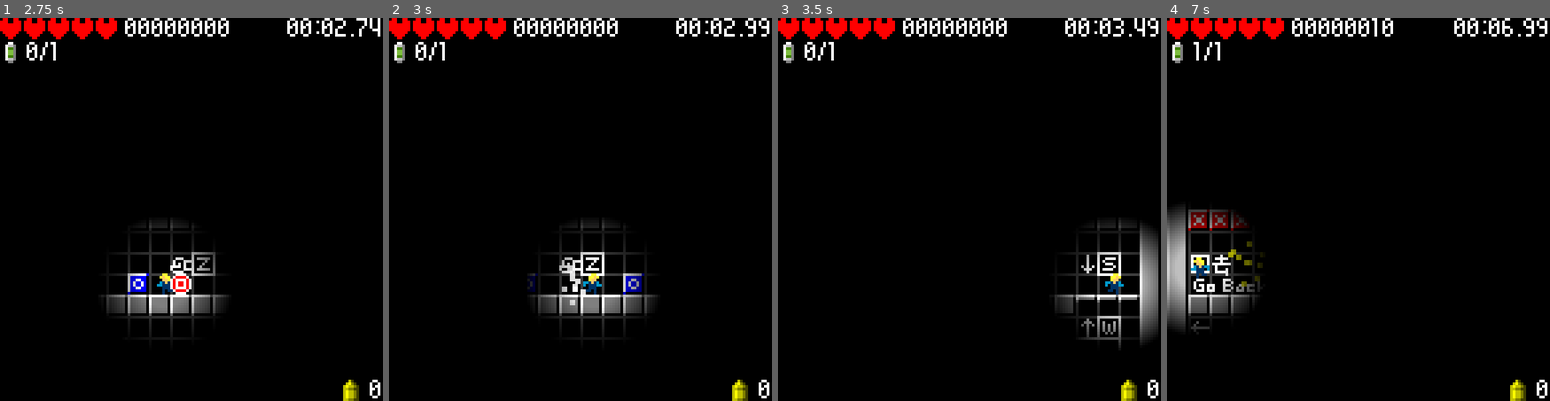
Above: before the commit, frames 1-4 (left to right).
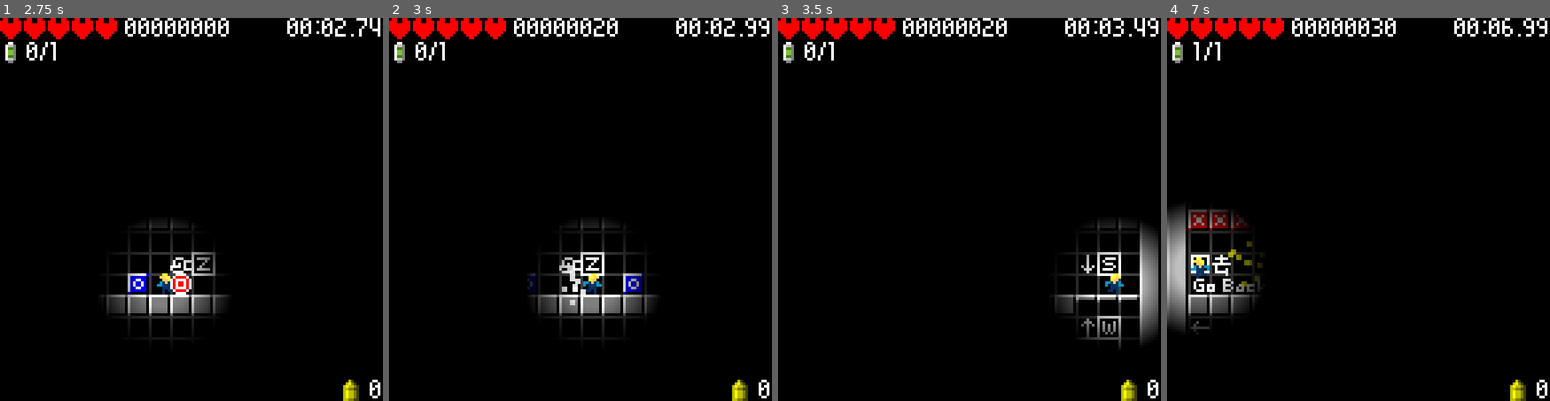
Above: after the commit, the same moments.

Repository: Ironnoob73/Fuse
Game: Godot game, scene res://Assets_main/main_world.tscn
Same seed, same stepped clock (60 frames per second), same inputs: the game is played once before the commit and once after it.
Inputs:
- Up to frame 1 (2.75 s): tap Enter (ui_accept) at 0.5, 0.77, 1.52 s; hold Right (ui_right) 0.53-2.03 s; tap Z (melee) at 0.6, 1.35, 2.3 s; hold Left (ui_left) from 2.03 s (still down); tap X (range) at 2.1 s
- Up to frame 2 (3 s): release Left (ui_left) at 2.78 s; hold Right (ui_right) from 2.78 s (still down); tap Z (melee) at 2.85 s
- Up to frame 3 (3.5 s): keep holding Right (ui_right); tap Enter (ui_accept) at 3.02 s
- Up to frame 4 (7 s): tap Z (melee) at 3.6, 4.55, 5.1, 5.85, 6.8 s; tap Enter (ui_accept) at 3.77, 4.52, 6.02, 6.77 s; release Right (ui_right) at 4.28 s; hold Left (ui_left) 4.28-5.03 s; tap X (range) at 4.35, 6.6 s; hold Right (ui_right) 5.03-5.78 s; hold Left (ui_left) from 5.78 s (still down)

Frame 1 is identical in both runs. In frame 2, less than 0.1% of the frame differs, in the area x 53-57%, y 0-5%; in frame 3, less than 0.1%; in frame 4, 0.2%, in the area x 53-60%, y 0-5%.

Commit message:
20240725DU2

Diff:
--- a/Assets_main/Bullet.gd
+++ b/Assets_main/Bullet.gd
@@ -6,6 +6,7 @@
 
 func _on_body_entered(body):
 	if getted == false:
+		get_parent().add_score(5)
 		get_parent().add_bullet(1)
 		getted = true
 		image.hide()
--- a/Assets_main/Exit.gd
+++ b/Assets_main/Exit.gd
@@ -2,4 +2,5 @@
 
 func _on_body_entered(body):
 	if get_parent().power:
+		get_parent().add_score(50)
 		get_parent().exit()
--- a/Assets_main/Switch.gd
+++ b/Assets_main/Switch.gd
@@ -7,6 +7,7 @@
 func _on_body_entered(body):
 	if get_parent().fuse == get_parent().fuse_total && opened == false:
 		opened = true
+		get_parent().add_score(50)
 		get_parent().power_on()
 		particle.set_emitting(true)
 		image.play("on")
--- a/Assets_main/Target.gd
+++ b/Assets_main/Target.gd
@@ -6,6 +6,7 @@
 
 func hitted():
 	if breaked == false:
+		get_parent().add_score(20)
 		breaked = true
 		image.hide()
 		particle.set_emitting(true)
